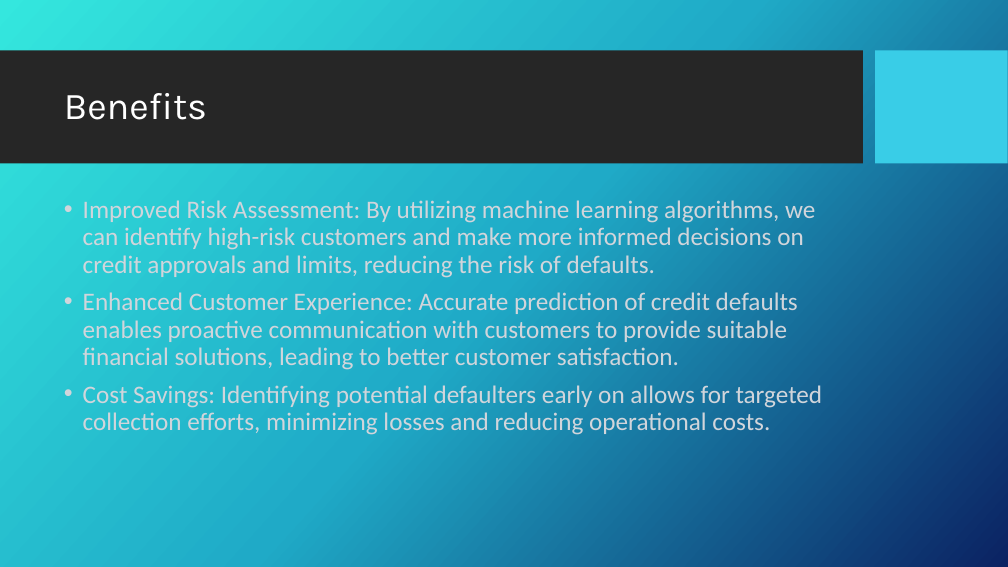
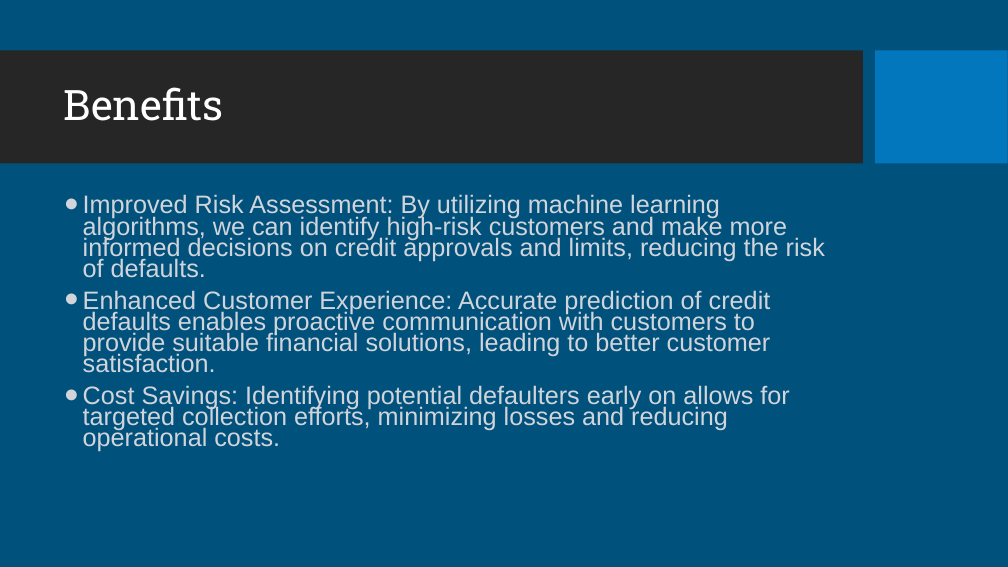
Before and after one commit to MasteriNeuron/Credit_Card, a slide deck: slide 3 of documents/DPR.pptx. Drawn at 1008x567 pixels with LibreOffice and Linux fonts; fonts in the diff are those of the drawing; background and template pictures are left out. Boxes give left, top, right and bottom in pixels: in the first picture for what was removed or moved away, otherwise in the second. Text is boxed around its words. In the diff, an @@ line names an element or a change of style, - is before the commit and + after.

```diff
--- a/documents/DPR.pptx
+++ b/documents/DPR.pptx
@@ background picture (left out) to #00517C @@
@@ rectangle at (876, 51, 1008, 164): fill #39CDE7 to #0277BD @@
@@ title "Benefits" at (64, 87, 224, 121): size 36 to 40 pt, font Karla to Roboto Slab @@
@@ text "Improved Risk Assessment: By utilizing ..." at (83, 194, 825, 452): font Calibri to Arial; bullet • to ●; line spacing 0.9 to 0.7; less space between paragraphs @@
```
Also in this commit, not shown: 11 other slides changed, 37 other files.
